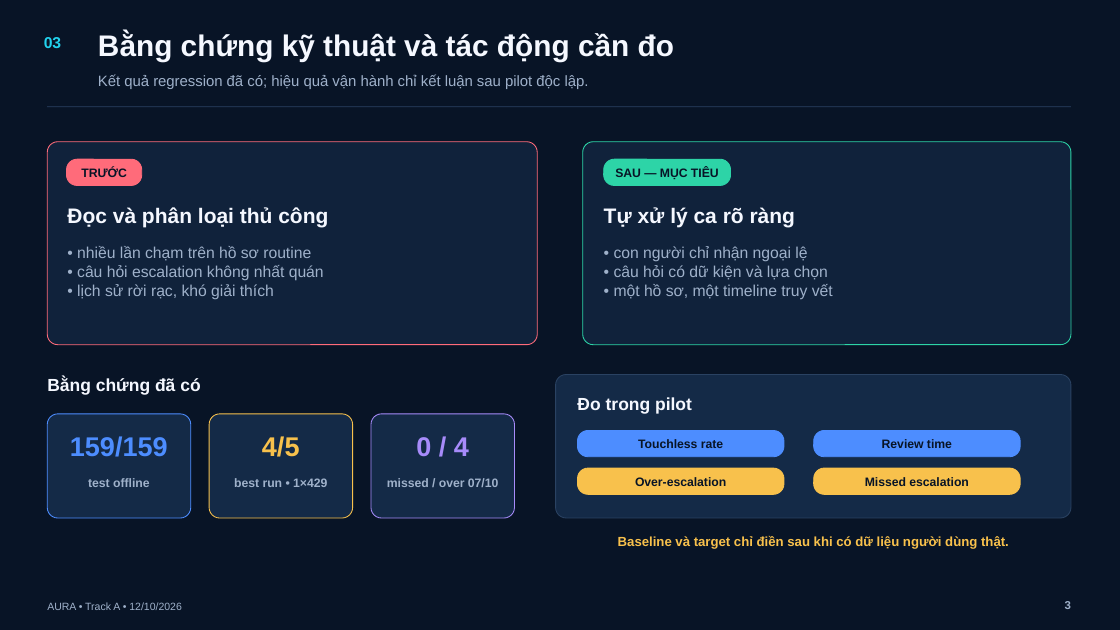
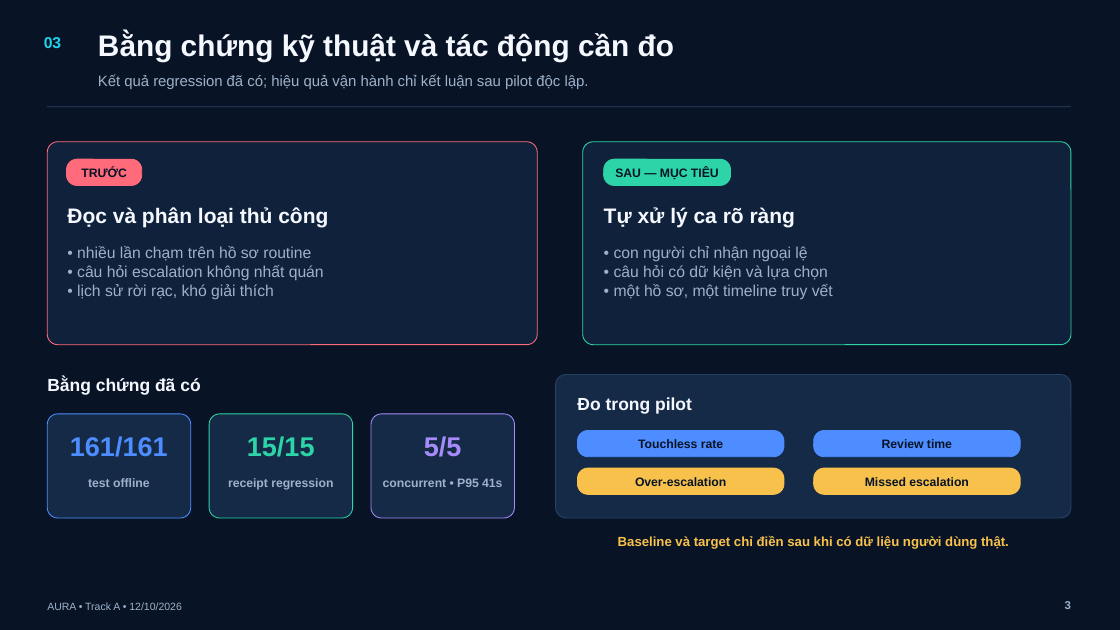
Before and after one commit to BondPhuPhamzZ/AURA, a slide deck: slide 3 of AURA/submission/AURA_5_SLIDES.pptx. Drawn at 1120x630 pixels with LibreOffice and Linux fonts; fonts in the diff are those of the drawing. Boxes give left, top, right and bottom in pixels: in the first picture for what was removed or moved away, otherwise in the second. Text is boxed around its words. In the diff, an @@ line names an element or a change of style, - is before the commit and + after.

```diff
--- a/AURA/submission/AURA_5_SLIDES.pptx
+++ b/AURA/submission/AURA_5_SLIDES.pptx
@@ rounded rectangle at box(209, 414, 353, 518): outline #F8C14C 0.75 pt to #2DD4A7 0.75 pt @@
@@ text at box(70, 436, 168, 457): text changed @@
-159/159
+161/161
@@ text at box(247, 436, 315, 457): text changed; text colour #F8C14C to #2DD4A7 @@
-4/5
+15/15
@@ text at box(424, 436, 462, 457): text changed @@
-0 / 4
+5/5
@@ text at box(228, 478, 333, 490): text changed @@
-best run • 1×429
+receipt regression
@@ text at box(383, 478, 502, 487): text changed @@
-missed / over 07/10
+concurrent • P95 41s
```
Also in this commit, not shown: 2 other slides changed, 22 other files.
